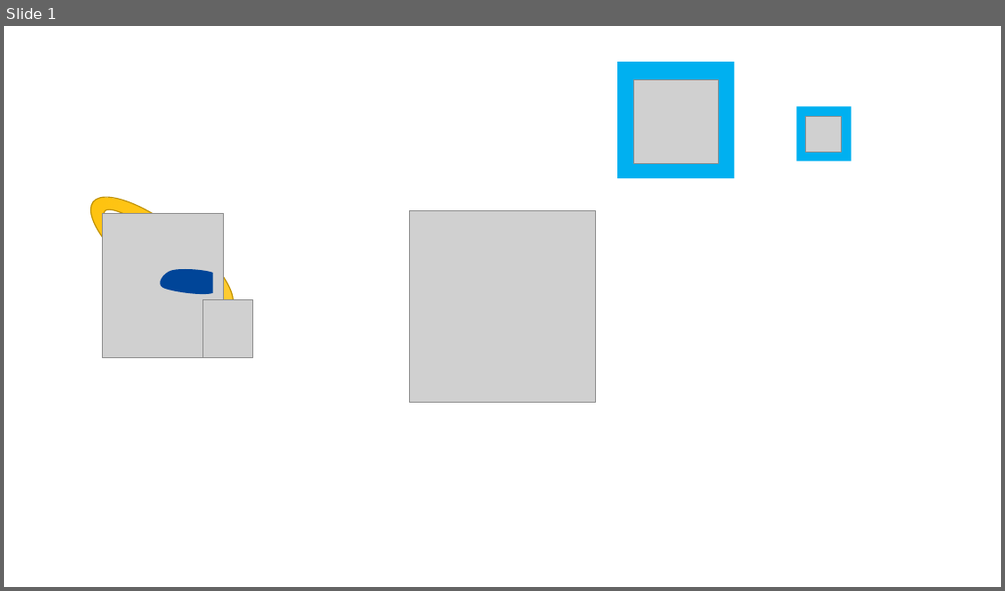
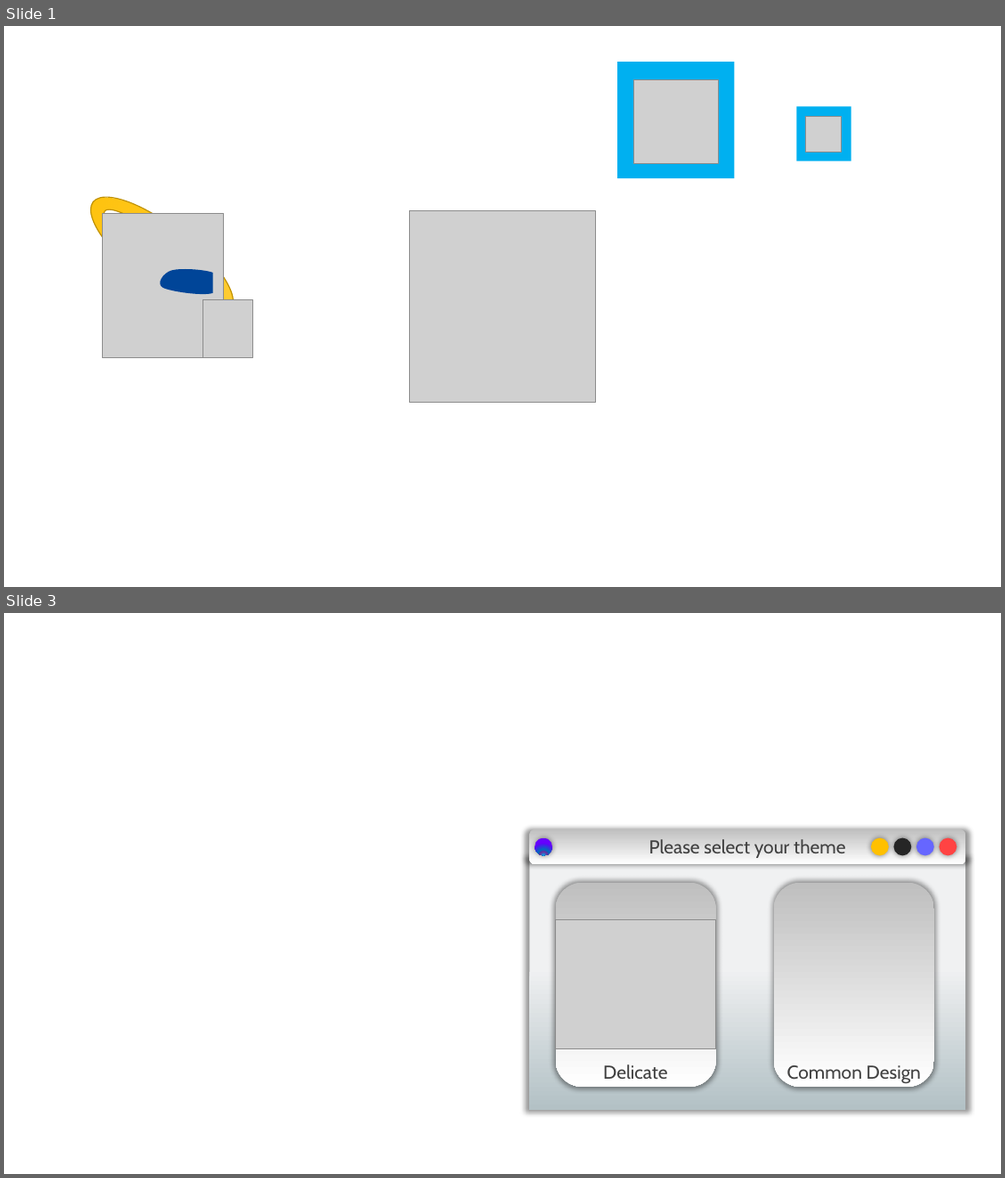
Before and after one commit to Floflis/Internet-Cat, a slide deck: Presentation.pptx. Shown one above the other, each under a label of ours: slide 1 before the commit, slides 1 and 3 after it; the slides between them are not shown. The pictures are 1005x591 and 1005x1178 pixels, drawn with LibreOffice and Linux fonts; fonts in the diff are those of the drawing; grey boxes stand for pictures; background and template pictures are left out. Boxes give left, top, right and bottom in pixels: in the first picture for what was removed or moved away, otherwise in the second. Text is boxed around its words. In the diff, an @@ line names an element or a change of style, - is before the commit and + after.

```diff
--- a/Presentation.pptx
+++ b/Presentation.pptx
@@ slide 3 added at [4,613,1001,1174], background #FFFFFF @@
@@ rounded rectangle added at [530,829,966,864], fill gradient #BFBFBF to #FFFFFF, 18 pt, text #404040 @@
+Please select your theme
@@ ellipse added at [535,838,553,856], fill gradient #00B0F0 to #7030A0 to #0070C0 to #6600FF @@
@@ ellipse added at [872,838,890,856], fill #FFC000 @@
@@ ellipse added at [894,838,912,856], fill #262626 @@
@@ ellipse added at [916,838,934,856], fill #6666FF @@
@@ ellipse added at [939,838,957,856], fill #FF4343 @@
@@ rectangle added at [530,859,966,1110], fill gradient #F0F1F2 to #B3C1C5 @@
@@ rounded rectangle added at [556,882,716,1086], fill gradient #BFBFBF to #FFFFFF @@
@@ rounded rectangle added at [774,882,933,1086], fill gradient #BFBFBF to #FFFFFF @@
@@ picture added at [556,919,716,1049] @@
@@ text added at [603,1064,667,1078], 18 pt, text #404040 @@
+Delicate
@@ text added at [787,1065,921,1083], 18 pt, text #404040 @@
+Common Design
```
Also in this commit, not shown: 1 other slide added, 31 other files.
